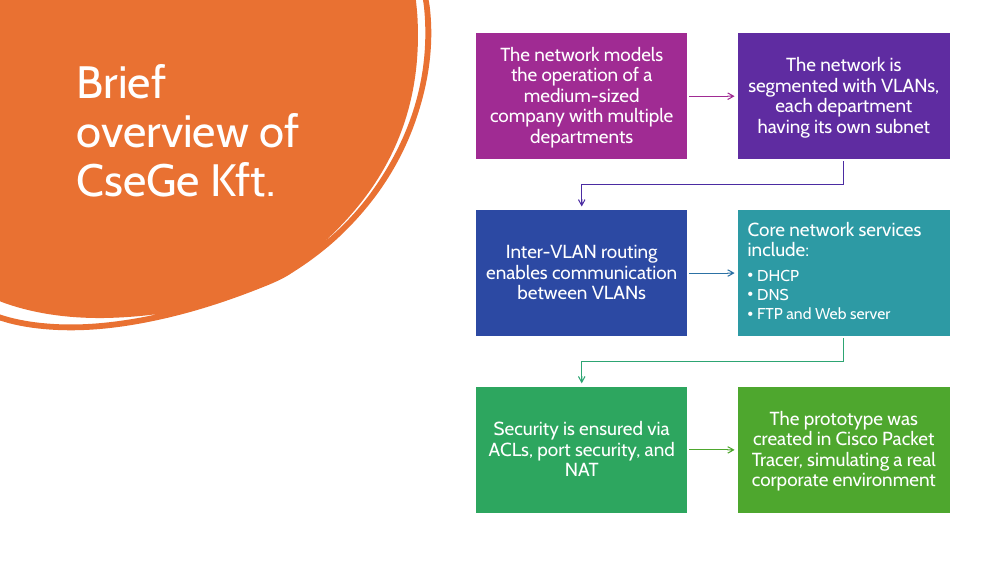
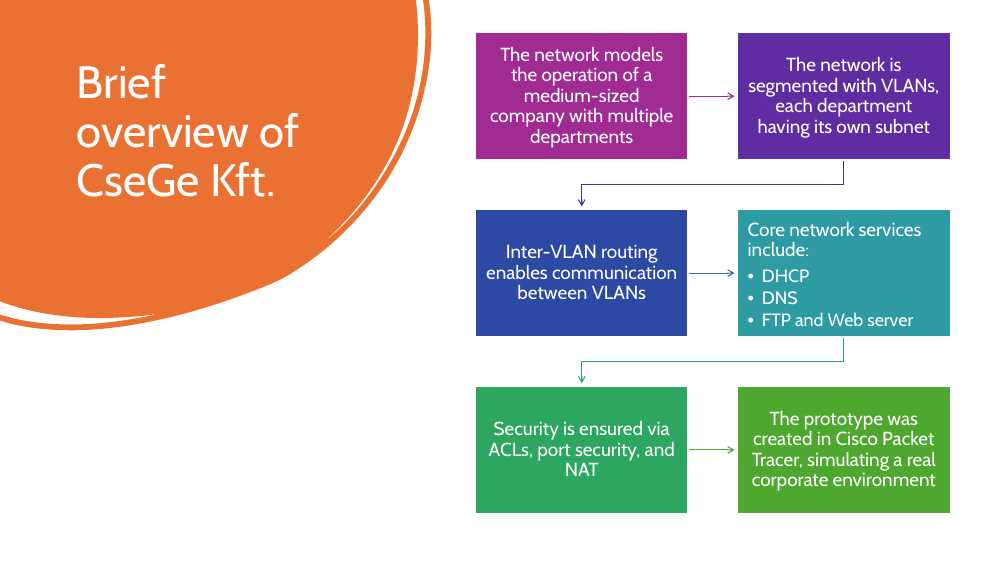
Before and after one commit to elekesbalint/RAMriders, a slide deck: slide 5 of CseGe Kft prototype angol.pptx. Drawn at 1008x567 pixels with LibreOffice and Linux fonts; fonts in the diff are those of the drawing. Boxes give left, top, right and bottom in pixels: in the first picture for what was removed or moved away, otherwise in the second. Text is boxed around its words. In the diff, an @@ line names an element or a change of style, - is before the commit and + after.

```diff
--- a/CseGe Kft prototype angol.pptx
+++ b/CseGe Kft prototype angol.pptx
@@ text at (762,269,913,326): size 15 to 17 pt in "DHCP", "DNS", "FTP and Web server"; indent changed @@
```
